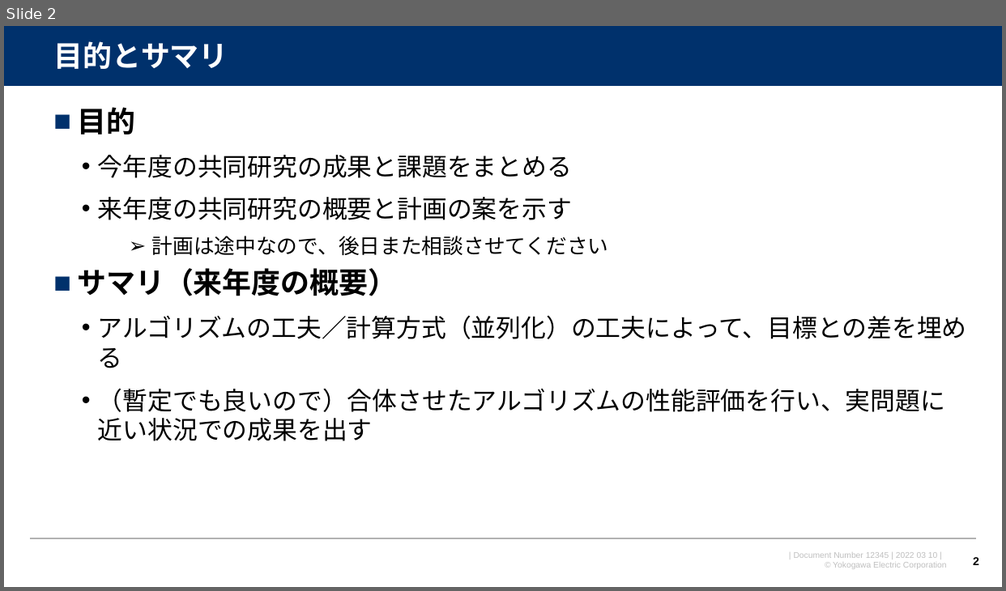
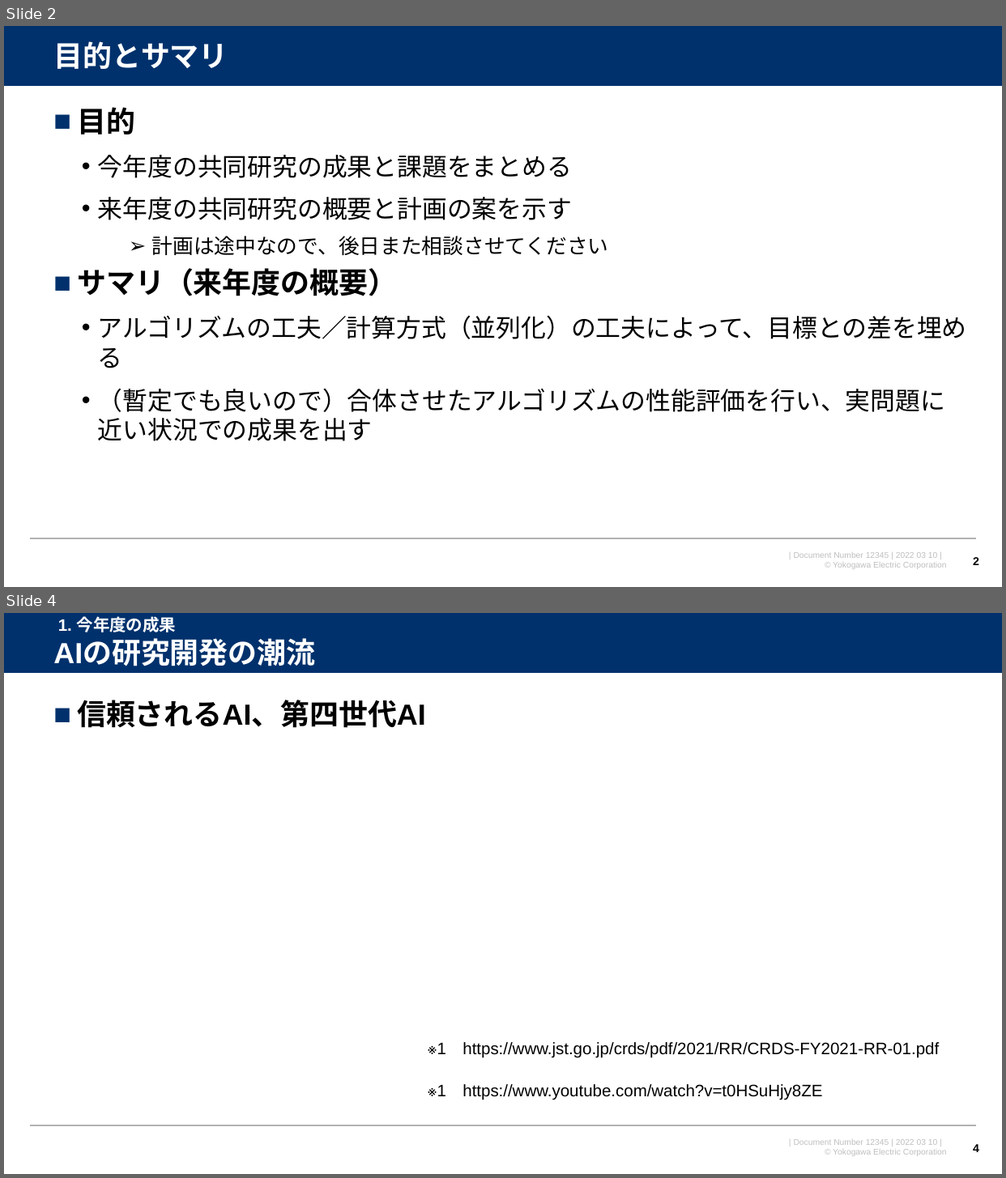
Before and after one commit to watarukumagai-git/opt, a slide deck: MMW/220310_MMW_kumagai_rev.0.pptx. Shown one above the other, each under a label of ours: slide 2 before the commit, slides 2 and 4 after it; the slides between them are not shown. The pictures are 1006x591 and 1006x1178 pixels, drawn with LibreOffice and Linux fonts; fonts in the diff are those of the drawing; background and template pictures are left out. Boxes give left, top, right and bottom in pixels: in the first picture for what was removed or moved away, otherwise in the second. Text is boxed around its words. In the diff, an @@ line names an element or a change of style, - is before the commit and + after.

```diff
--- a/MMW/220310_MMW_kumagai_rev.0.pptx
+++ b/MMW/220310_MMW_kumagai_rev.0.pptx
@@ slide 4 added at bbox=[4, 613, 1002, 1174], background #FFFFFF; not listed: 4 template elements that a slide beside it also shows @@
@@ text added at bbox=[58, 616, 177, 632], 16 pt, text #FFFFFF, bold @@
+1. 今年度の成果
@@ title added at bbox=[53, 641, 315, 666], 28 pt, text #FFFFFF, bold @@
+AIの研究開発の潮流
@@ text added at bbox=[77, 700, 426, 728], 28 pt, text #000000, bold @@
+■ 信頼されるAI、第四世代AI
@@ text added at bbox=[437, 1042, 939, 1059], 16 pt, text #000000 @@
+※1 https://www.jst.go.jp/crds/pdf/2021/RR/CRDS-FY2021-RR-01.pdf
@@ text added at bbox=[437, 1084, 822, 1101], 16 pt, text #000000 @@
+※1 https://www.youtube.com/watch?v=t0HSuHjy8ZE
@@ page number added at bbox=[973, 1144, 979, 1152], 11 pt, text #000000, bold @@
+4
```
Also in this commit, not shown: 6 slides changed, 9 other slides added, 12 slides removed.
